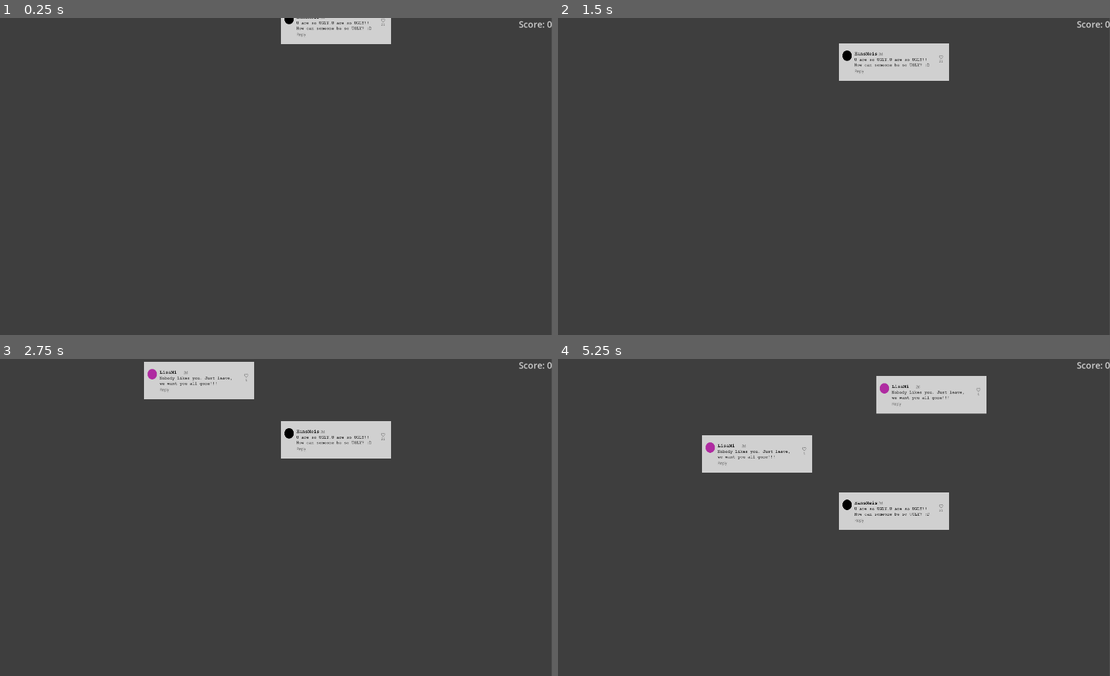
Above: before the commit, frames 1-4 (two rows, left to right).
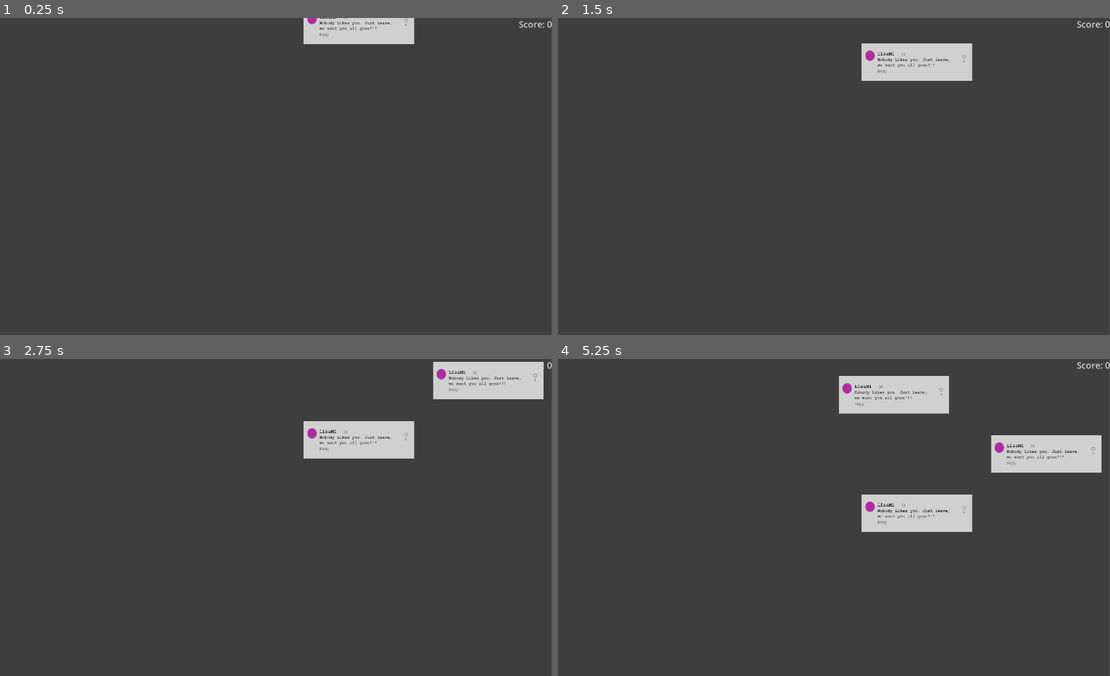
Above: after the commit, the same moments.

Repository: Gultendier/CBG
Game: Godot game, scene res://Main_Scene.tscn
The game is run twice, just before and just after one commit, with the same random seed, the same clock (stepped at 60 frames per second) and the same inputs.
Inputs (mouse positions are in pixels of both pictures, inside the frame that each line leads up to):
- Up to frame 1 (0.25 s): no input
- Up to frame 2 (1.5 s): move the mouse to (949, 160) at 0.52 s; click (949, 160) at 0.67 s; move the mouse to (712, 192) at 1.27 s; click (712, 192) at 1.42 s
- Up to frame 3 (2.75 s): move the mouse to (325, 447) at 2.02 s; click (325, 447) at 2.17 s
- Up to frame 4 (5.25 s): move the mouse to (800, 580) at 2.77 s; click (800, 580) at 2.92 s; move the mouse to (999, 565) at 3.52 s; click (999, 565) at 3.67 s; move the mouse to (657, 469) at 4.27 s; click (657, 469) at 4.42 s; move the mouse to (856, 517) at 5.02 s; click (856, 517) at 5.17 s

The runs differ from the first frame. In frame 1, 0.9% of the frame differs, in the area x 50-76%, y 0-9%; in frame 2, 1.2%; in frame 3, 5.9%; in frame 4, 7.9%, in the area x 26-99%, y 5-55%.

Commit message:
moved the texture control from main_scene to the falling_object scene

Diff:
--- a/falling_objects/falling_object.gd
+++ b/falling_objects/falling_object.gd
@@ -8,10 +8,28 @@
 var grab_offset: Vector2 = Vector2.ZERO  # Offset between object position and mouse when grabbed
 var score_value = 2
 
+@export var falling_object_scene: PackedScene = preload("res://falling_objects/falling_object.tscn")
 @export var texture_id: String = ""  # Exported variable for the texture ID
+
+# Preload the textures and assign IDs
+var textures = {
+	"bc1": preload("res://image/comments/bad/BadComment1.png"),
+	"bc2": preload("res://image/comments/bad/BadComment2.png")
+}
 
 func _ready() -> void:
 	add_to_group("falling_objects")
+	# Randomly select one of the textures and its ID
+	var texture_id = "bc1" if randf() > 0.5 else "bc2"
+	var texture = textures[texture_id]
+	var falling_object = falling_object_scene.instantiate()
+
+	# Set the texture
+	var sprite = falling_object.get_node("Sprite2D")
+	sprite.texture = texture
+
+	# Store the texture ID in the falling object (using a custom property)
+	falling_object.set("texture_id", texture_id)
 
 func _process(delta):
 	set_falling_speed(GameProgress.speed_increase)
@@ -25,6 +43,10 @@
 # Function to modify speed dynamically
 func set_falling_speed(new_speed: float):
 	falling_speed = new_speed
+
+# Function to check the texture ID
+func check_texture_id(falling_object, id_to_check: String) -> bool:
+	return falling_object.get("texture_id") == id_to_check
 
 # Function to detect if the object is clicked
 func _input(event):
--- a/main_scene.gd
+++ b/main_scene.gd
@@ -3,12 +3,6 @@
 # Preload the FallingObject scene
 @export var falling_object_scene: PackedScene = preload("res://falling_objects/falling_object.tscn")
 @onready var countdown_timer: Timer = $SpeedTimer
-
-# Preload the textures and assign IDs
-var textures = {
-	"bc1": preload("res://image/comments/bad/BadComment1.png"),
-	"bc2": preload("res://image/comments/bad/BadComment2.png")
-}
 
 # Variables for spawning objects
 var spawn_timer: float = 2.0  # Time in seconds between each spawn
@@ -38,18 +32,6 @@
 	# Instantiate the falling object scene
 	var falling_object = falling_object_scene.instantiate()
 
-	# Randomly select one of the textures and its ID
-	var texture_id = "bc1" if randf() > 0.5 else "bc2"
-
-	var texture = textures[texture_id]
-
-	# Set the texture
-	var sprite = falling_object.get_node("Sprite2D")
-	sprite.texture = texture
-
-	# Store the texture ID in the falling object (using a custom property)
-	falling_object.set("texture_id", texture_id)
-
 	# Random X position for the object to spawn within the screen width
 	var random_x_position = randi() % int(screen_size.x)
 
@@ -63,10 +45,7 @@
 # Update the Label's text to reflect the global score
 	$CanvasLayer/HBoxContainer/Label.text = "Score: " + str(ScoreBoard.score)
 
-# Function to check the texture ID
-func check_texture_id(falling_object, id_to_check: String) -> bool:
-	return falling_object.get("texture_id") == id_to_check
-
 # Timer for the speed increase of falling_objects
 func _on_speed_timer_timeout() -> void:
 	GameProgress.increase_speed()
+	print("Timer")
